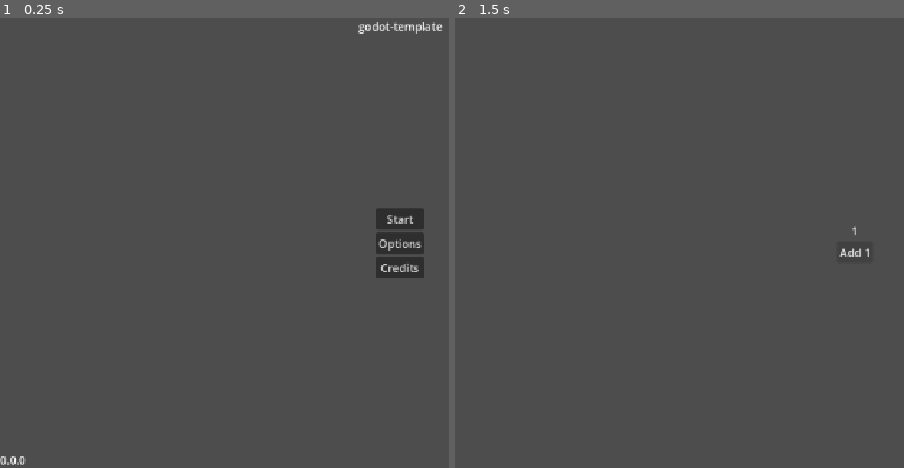
Above: before the commit, frames 1-2 (left to right).
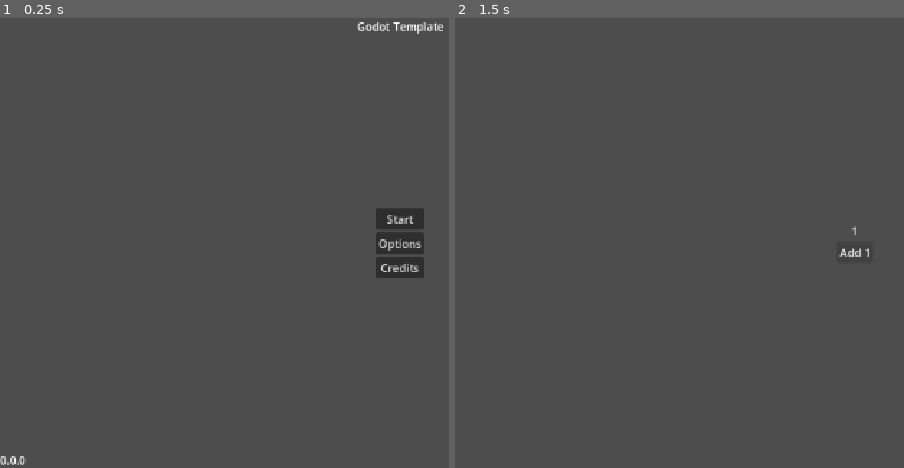
Above: after the commit, the same moments.

Repository: arko-poet/godot-template
Game: Godot game, scene res://scenes/menus/main_menu.tscn
Two runs of this game, one before a commit and one after it. Both use one fixed random seed, a clock stepped at 60 frames per second and the inputs below.
Inputs:
- Up to frame 1 (0.25 s): no input
- Up to frame 2 (1.5 s): click "Start" at 0.5 s; click "Add 1" at 1.25 s

The runs differ from the first frame. In frame 1, 0.2% of the frame differs, in the area x 79-99%, y 0-4%; in frame 2, nothing differs.

Commit message:
add background music and audio buses

Diff:
--- /dev/null
+++ b/project/default_bus_layout.tres
@@ -0,0 +1,15 @@
+[gd_resource type="AudioBusLayout" format=3 uid="uid://ch1336p1welkw"]
+
+[resource]
+bus/1/name = &"Music"
+bus/1/solo = false
+bus/1/mute = false
+bus/1/bypass_fx = false
+bus/1/volume_db = 0.0
+bus/1/send = &"Master"
+bus/2/name = &"SFX"
+bus/2/solo = false
+bus/2/mute = false
+bus/2/bypass_fx = false
+bus/2/volume_db = 0.0
+bus/2/send = &"Master"
--- a/project/project.godot
+++ b/project/project.godot
@@ -10,7 +10,7 @@
 
 [application]
 
-config/name="godot-template"
+config/name="Godot Template"
 config/version="0.0.0"
 run/main_scene="uid://dsdmcnxnoe7br"
 config/features=PackedStringArray("4.7", "GL Compatibility")
--- a/project/scenes/menus/main_menu.tscn
+++ b/project/scenes/menus/main_menu.tscn
@@ -4,12 +4,18 @@
 [ext_resource type="PackedScene" uid="uid://yt0chm4uh8tb" path="res://scenes/menus/options_menu.tscn" id="2_2o76q"]
 [ext_resource type="PackedScene" uid="uid://d1ujue4jtg46f" path="res://scenes/example_game/example_game.tscn" id="2_6bivr"]
 [ext_resource type="PackedScene" uid="uid://u4wnoweg0bmu" path="res://scenes/menus/credits.tscn" id="3_2o76q"]
+[ext_resource type="AudioStream" uid="uid://dnpgogajdiigx" path="res://audio/music/template/Classicals.de - Chopin - Ballade no. 1, Op. 23.mp3" id="5_imvie"]
 
 [node name="MainMenu" type="Node" unique_id=939735052]
 script = ExtResource("1_ovrgc")
 game_scene = ExtResource("2_6bivr")
 options_menu_scene = ExtResource("2_2o76q")
 credits_scene = ExtResource("3_2o76q")
+
+[node name="AudioStreamPlayer" type="AudioStreamPlayer" parent="." unique_id=285645883]
+stream = ExtResource("5_imvie")
+autoplay = true
+bus = &"Music"
 
 [node name="UI" type="Control" parent="." unique_id=459206347]
 layout_mode = 3
--- a/project/scenes/menus/options_menu.gd
+++ b/project/scenes/menus/options_menu.gd
@@ -5,7 +5,7 @@
 
 
 func _ready() -> void:
-	var fullscreen_on: bool = Settings.get_setting("video", "fullscreen")
+	var fullscreen_on = Settings.get_setting("video", "fullscreen")
 	if fullscreen_on == null:
 		return
 
Not shown, added: project/audio/music/template/Classicals.de - Chopin - Ballade no. 1, Op. 23.mp3.import
Not shown, added: project/audio/music/template/Classicals.de - Chopin - Nocturne B. 49 in C-sharp minor 'Lento con gran espressione'.mp3.import
Not shown, changed: docs/dev_notes/dev-notes/.obsidian/workspace.json
Not shown, added: docs/dev_notes/dev-notes/31-08-2026.md
Not shown, changed: docs/dev_notes/dev-notes/Project Goals.md
Not shown, added: project/audio/music/template/Classicals.de - Chopin - Ballade no. 1, Op. 23.mp3
Not shown, added: project/audio/music/template/Classicals.de - Chopin - Nocturne B. 49 in C-sharp minor 'Lento con gran espressione'.mp3
